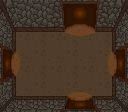
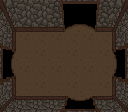
Layered file, before and after one edit (w=128, h=112). Changes by layer:
hid "Layer 7 copy 3" over (3, 4, 125, 109)
